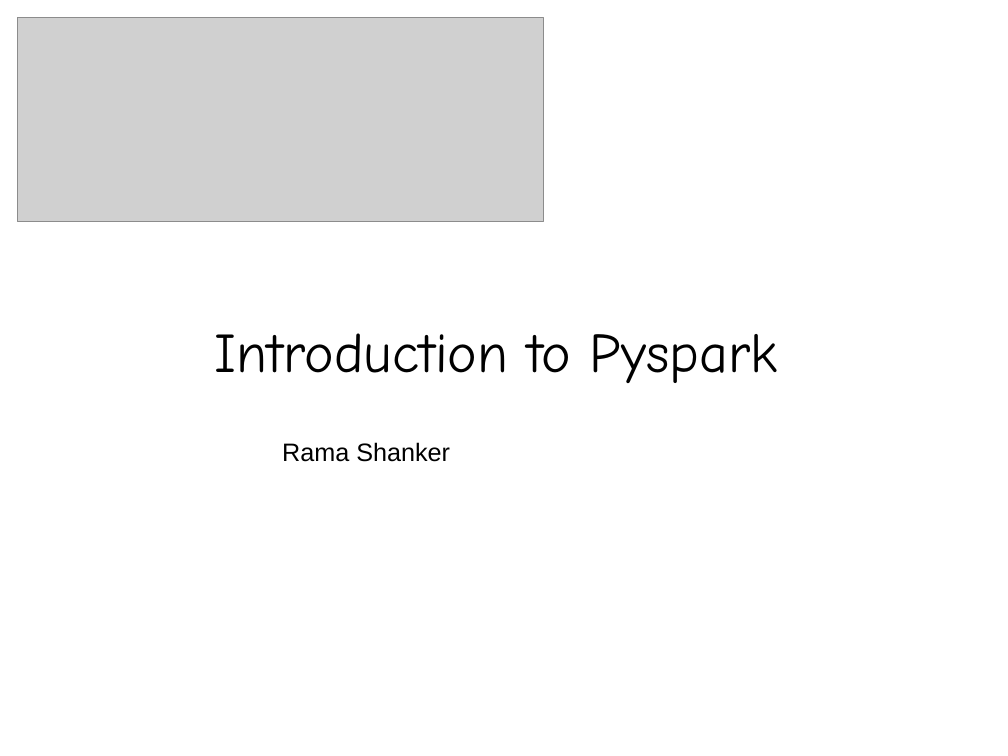
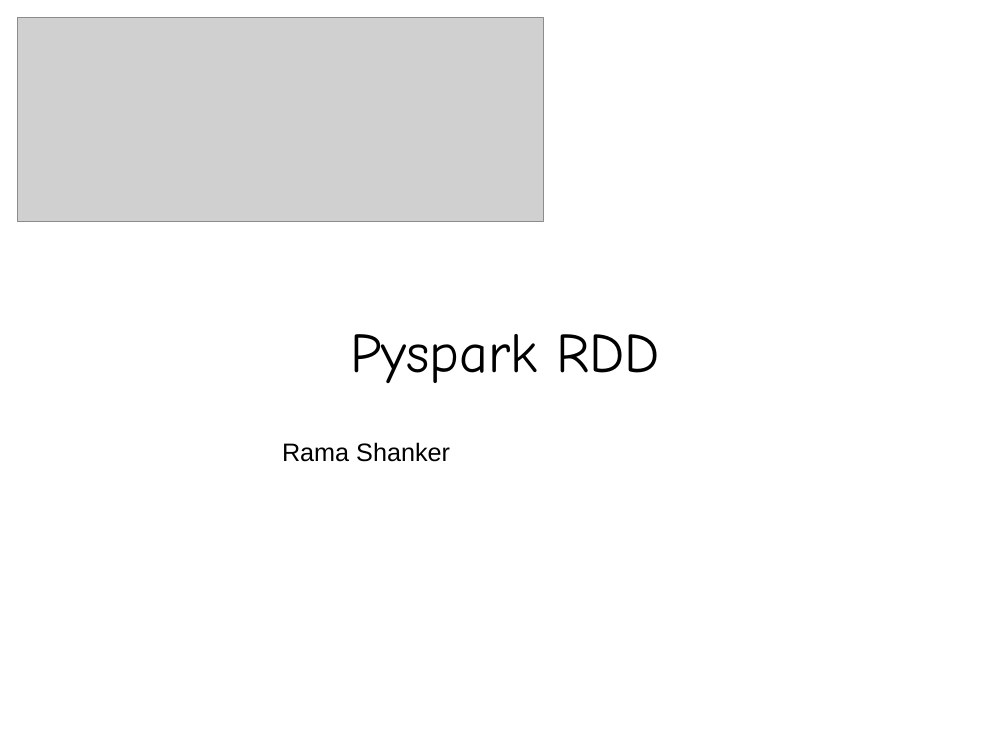
Before and after one commit to falcon-sky/pyspark-nlp, a slide deck: slide 1 of day3/PysparkRDD.pptx. Drawn at 1008x756 pixels with LibreOffice and Linux fonts; fonts in the diff are those of the drawing; grey boxes stand for pictures. Boxes give left, top, right and bottom in pixels: in the first picture for what was removed or moved away, otherwise in the second. Text is boxed around its words. In the diff, an @@ line names an element or a change of style, - is before the commit and + after.

```diff
--- a/day3/PysparkRDD.pptx
+++ b/day3/PysparkRDD.pptx
@@ text at box(350, 334, 660, 383): text changed @@
-Introduction to Pyspark
+Pyspark RDD
```
Also in this commit, not shown: 6 other slides changed, 8 other files.
